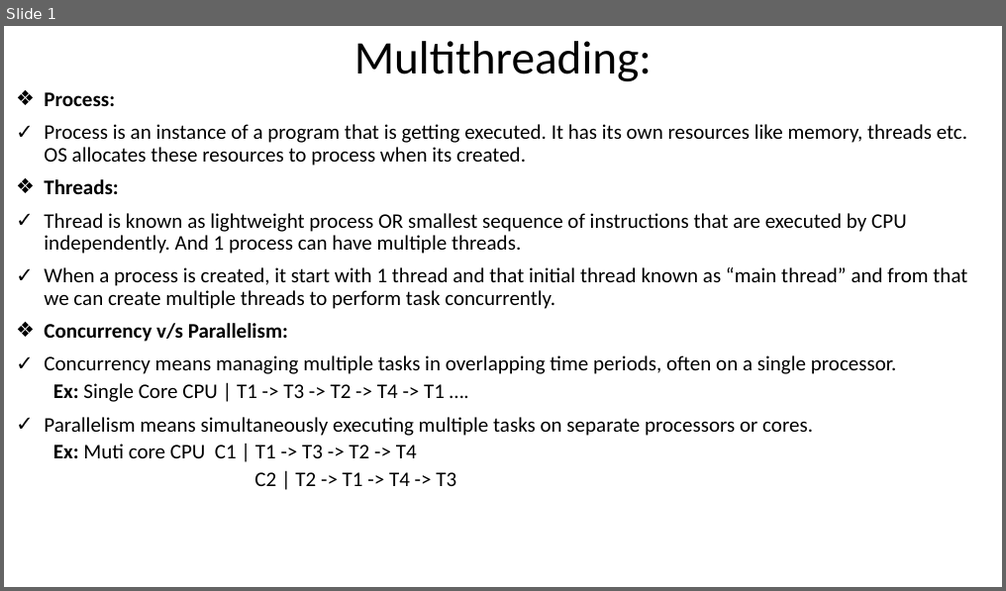
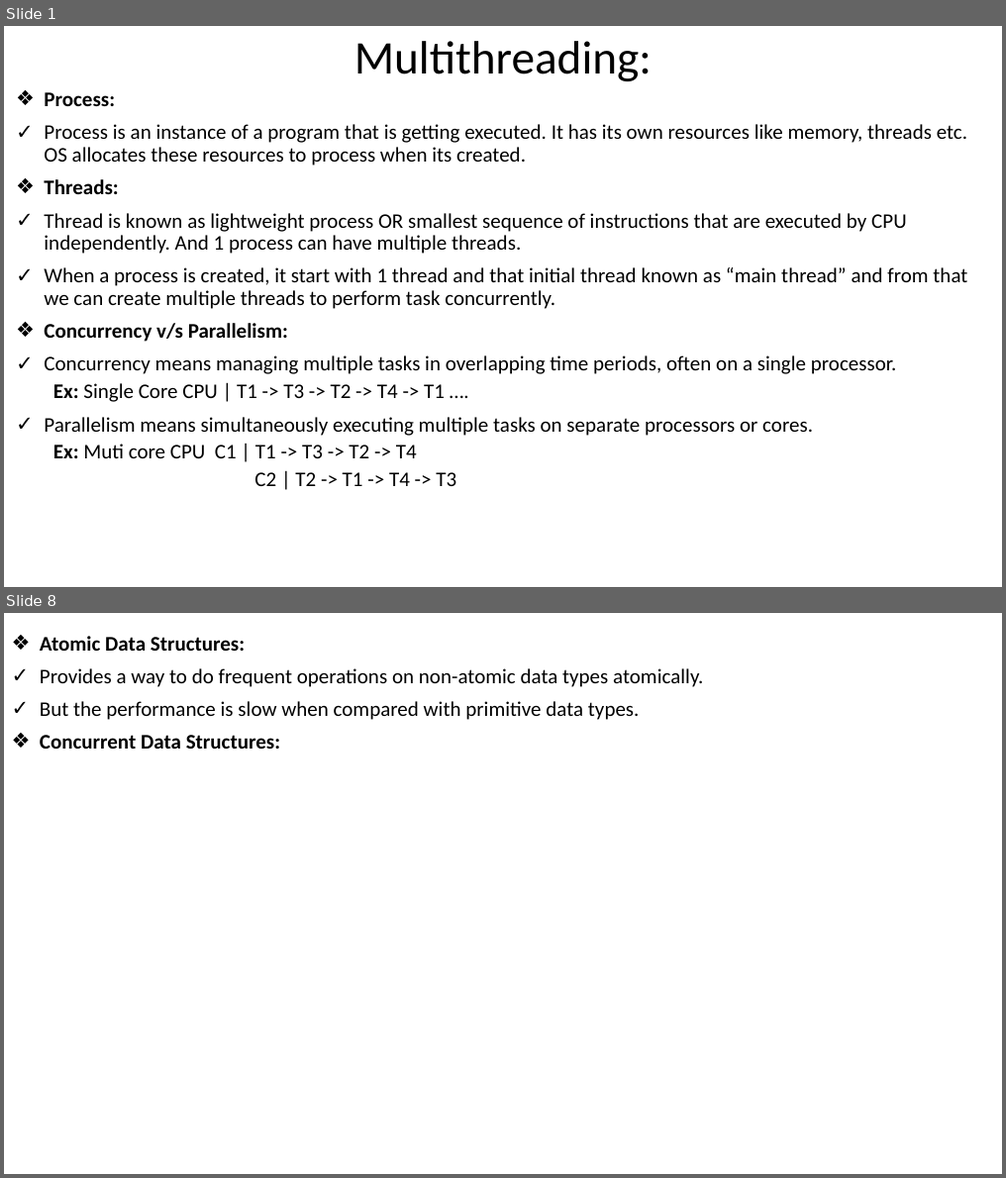
Before and after one commit to the-dev-pal/knowledge-rewards, a slide deck: src/Java/MultiThreading/MultiThreading.pptx. Shown one above the other, each under a label of ours: slide 1 before the commit, slides 1 and 8 after it; the slides between them are not shown. The pictures are 1006x591 and 1006x1178 pixels, drawn with LibreOffice and Linux fonts; fonts in the diff are those of the drawing. Boxes give left, top, right and bottom in pixels: in the first picture for what was removed or moved away, otherwise in the second. Text is boxed around its words. In the diff, an @@ line names an element or a change of style, - is before the commit and + after.

```diff
--- a/src/Java/MultiThreading/MultiThreading.pptx
+++ b/src/Java/MultiThreading/MultiThreading.pptx
@@ slide 8 added at [4,613,1002,1174], background #FFFFFF @@
@@ text added at [40,636,703,749], 20 pt, text #000000 @@
+❖ Atomic Data Structures:
+✓ Provides a way to do frequent operations on non-atomic data types atomically.
+✓ But the performance is slow when compared with primitive data types.
+❖ Concurrent Data Structures:
```
Also in this commit, not shown: 2 slides changed, 4 other slides added, 26 other files.
